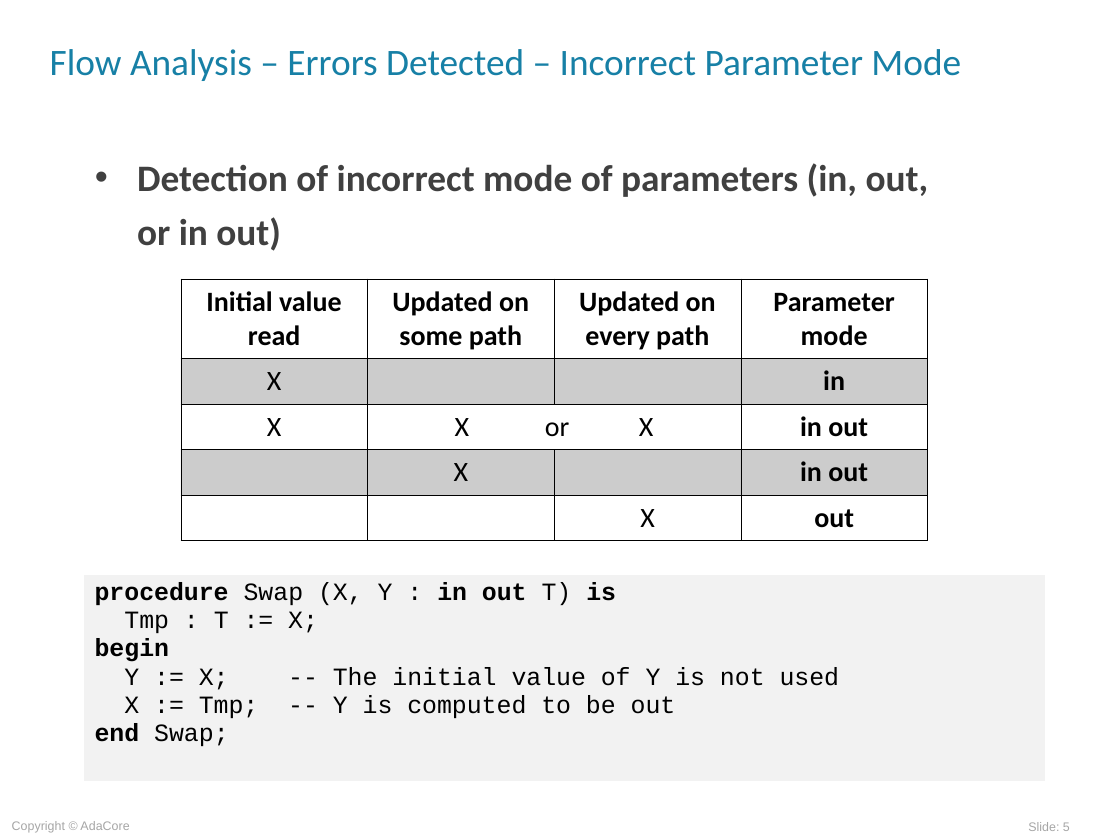
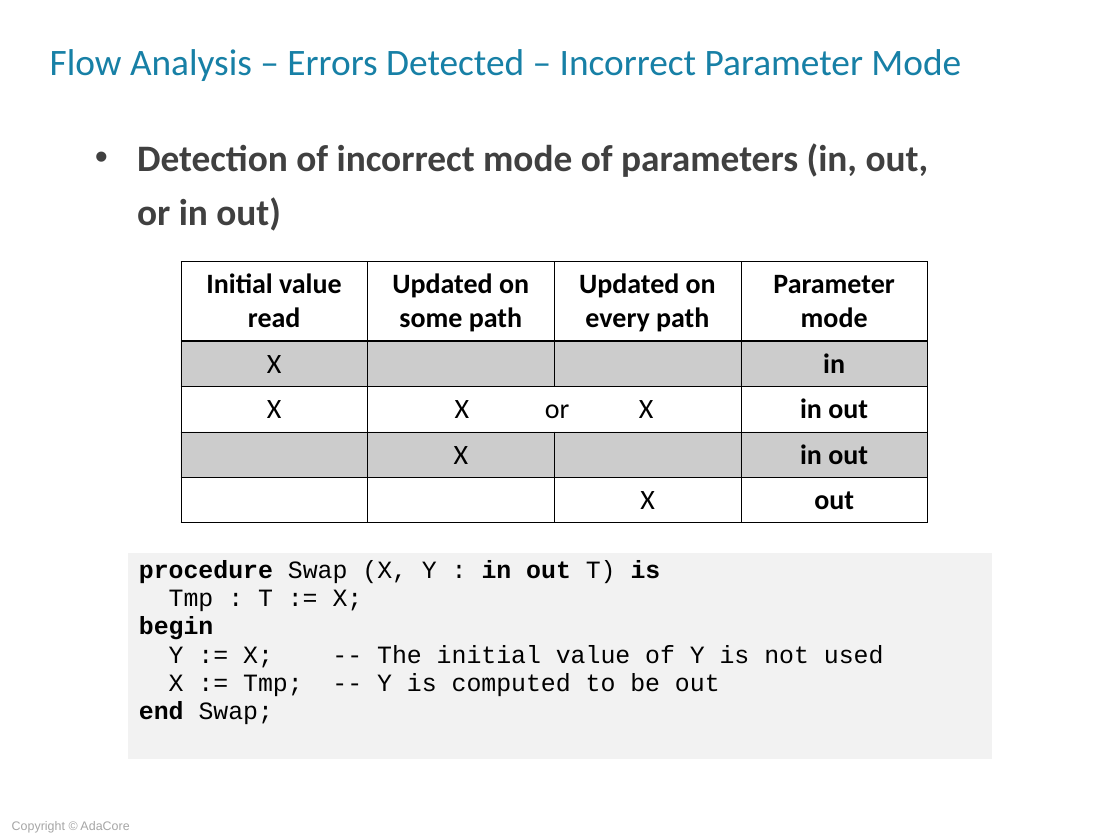
Before and after one commit to AdaCoreU/Courses, a slide deck: slide 5 of lectures/06_SPARK_2014/02_Flow_Analysis/Slides/02_Flow_Analysis.ppt. Drawn at 1120x840 pixels with LibreOffice and Linux fonts; fonts in the diff are those of the drawing; background and template pictures are left out. Boxes give left, top, right and bottom in pixels: in the first picture for what was removed or moved away, otherwise in the second. Text is boxed around its words. In the diff, an @@ line names an element or a change of style, - is before the commit and + after.

Commit message:
Initial commit of SPARK 02_Flow_Analysis (quiz is complete but no audio yet)

```diff
--- a/lectures/06_SPARK_2014/02_Flow_Analysis/Slides/02_Flow_Analysis.ppt
+++ b/lectures/06_SPARK_2014/02_Flow_Analysis/Slides/02_Flow_Analysis.ppt
@@ text "Detection of incorrect mode of ...": place and size @@
-text "Detection of incorrect mode of ..." at (137,163,929,251)
+text "Detection of incorrect mode of ..." at (137,143,929,231)
@@ table: place and size @@
-table at (180,279,928,539)
+table at (180,261,928,521)
@@ table: place and size @@
-table at (83,575,1045,782)
+table at (128,552,992,759)
@@ page number removed at (1028,822,1070,831) @@
-Slide: 5
```
Also in this commit, not shown: 33 other slides changed, 2 slides added, 2 slides removed, 1 other file.
